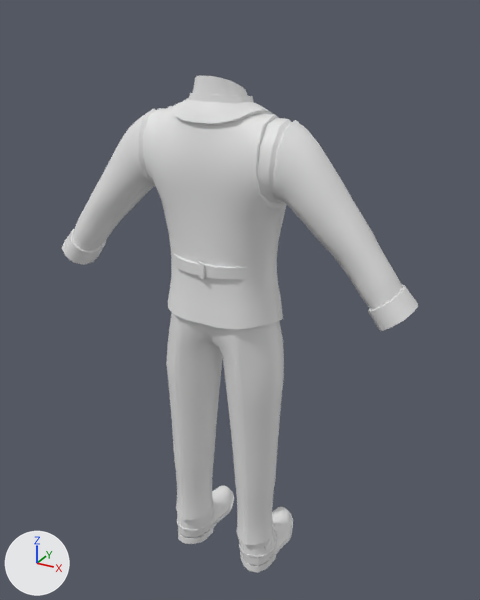
The FBX model Assets/Content/3Dmodels/Attires/Citizens/UpperClass/Type3/3Dmodel_Attire_Citizen_UpperClass_Type3.fbx, before and after one commit.
Before and after are seen from a 50 mm lens placed at (0.925, -1.58, 1.749), pointed at (0.009, 0.086, 0.916). Lighting does not change. The marker at lower left points along +X, +Y and +Z. The older version comes first.

Objects in the first picture: 'Attire_Citizen_UpperClass_Type3'.
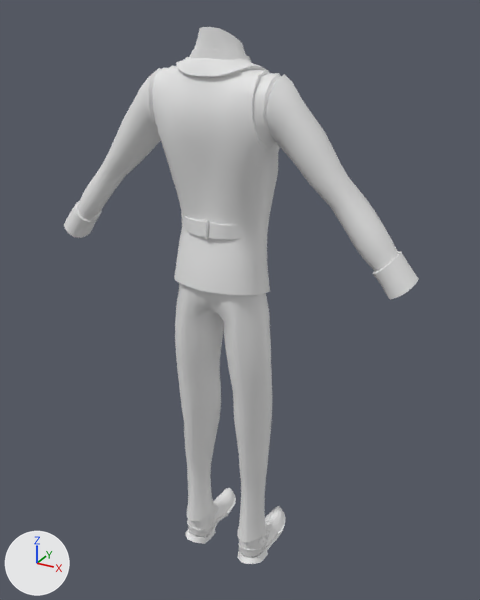
Commit message: Updated Citizens Attires with BlendShapes

The newer file adds a shape key; the second version is drawn at full value of the shape key 'BlendShape_BodyType_Male_Thin' of 'Attire_Citizen_UpperClass_Type3', and the change is written as the vertex moves it makes.

Location of each change, (x1, y1, x2, y2) in pixels of the pictures (480 x 600 px; the box of a moved part takes in the faces that stretch with it):
```json
{"object": "Attire_Citizen_UpperClass_Type3", "change": "reshaped", "before": [62, 76, 418, 573], "after": [64, 27, 419, 564], "on screen": "8% taller"}
{"part": 1, "of": "me_attire_citizen_upperclass_type3", "change": "moved or reshaped", "before": [196, 261, 205, 279], "after": [205, 219, 208, 240]}
{"part": 2, "of": "me_attire_citizen_upperclass_type3", "change": "moved or reshaped", "before": [187, 93, 254, 104], "after": [189, 49, 251, 62]}
{"part": 3, "of": "me_attire_citizen_upperclass_type3", "change": "moved or reshaped", "before": [62, 76, 418, 573], "after": [64, 27, 419, 564]}
```

The change, as JSON lines over the scene's bpy script:
```json
{"block": "me_attire_citizen_upperclass_type3", "where": "# used by ob_attire_citizen_upperclass_type3; location = (0.0, 0.0, 0.0); rotation_euler = (0.0, 0.0, 3.142), in degrees (0, 0, 180)"}
{"op": "remove", "block": "me_attire_citizen_upperclass_type3", "code": "me_attire_citizen_upperclass_type3.from_pydata(...)  # 3382 vertices, 3606 faces; spans x -0.58..0.58, y -0.23..0.13, z 0.0..1.59"}
{"op": "add", "block": "me_attire_citizen_upperclass_type3", "code": "me_attire_citizen_upperclass_type3.from_pydata(...)  # 3382 vertices, 3606 faces; spans x -0.57..0.57, y -0.23..0.12, z 0.0..1.71"}
{"block": "me_attire_citizen_upperclass_type3", "change": "me_attire_citizen_upperclass_type3 part 1: the loose piece of 32 vertices spanning x -0.02..0.02, y 0.12..0.13, z 1.06..1.11 is moved by (0.0, -0.04, 0.11)"}
{"block": "me_attire_citizen_upperclass_type3", "change": "me_attire_citizen_upperclass_type3 part 2: the loose piece of 295 vertices spanning x -0.1..0.1, y -0.15..0.09, z 1.35..1.55 is scaled about its middle by (0.983, 0.904, 0.815), then moved by (0.0, 0.0, 0.12)"}
{"block": "me_attire_citizen_upperclass_type3", "change": "me_attire_citizen_upperclass_type3 part 3: 2620 of 3382 vertices moved; they spanned x -0.58..0.58, y -0.23..0.13, z 0.0..1.59 and now span x -0.57..0.57, y -0.23..0.12, z 0.0..1.71; mean shift (0.0, 0.0, 0.07); largest move (0.22, -0.03, 1.28) -> (0.19, -0.02, 1.44)"}
{"block": "me_attire_citizen_upperclass_type3", "change": "other edits to the shape of me_attire_citizen_upperclass_type3 do not show in these pictures"}
```
